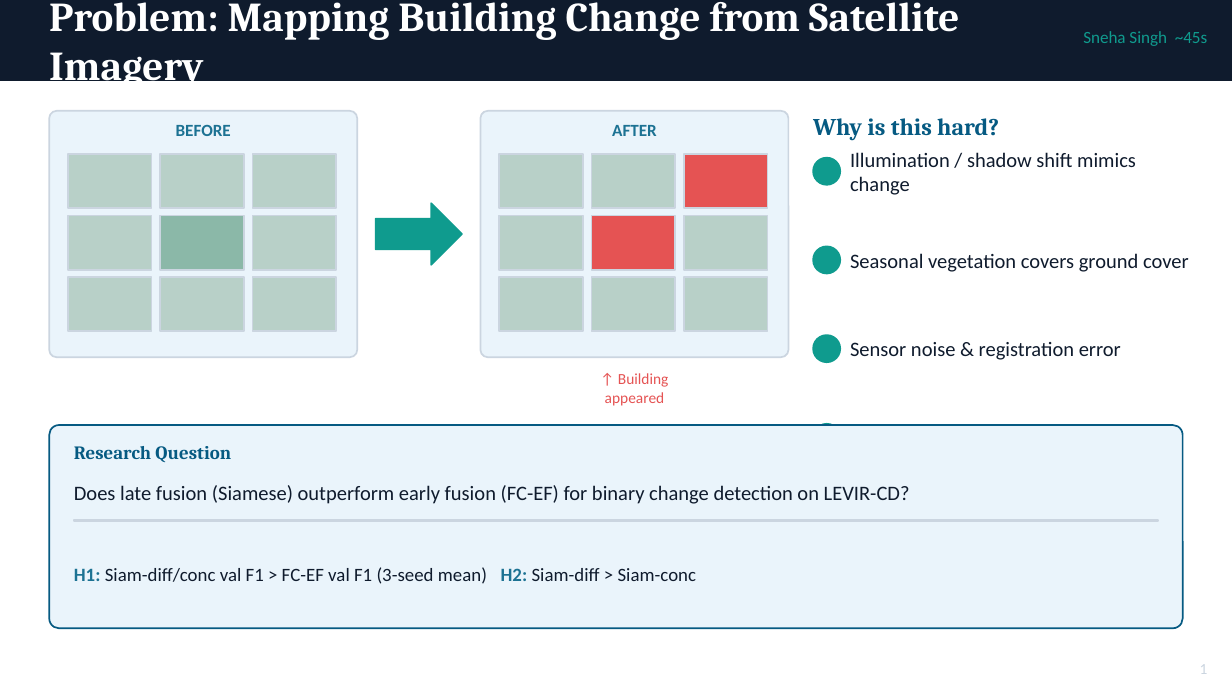
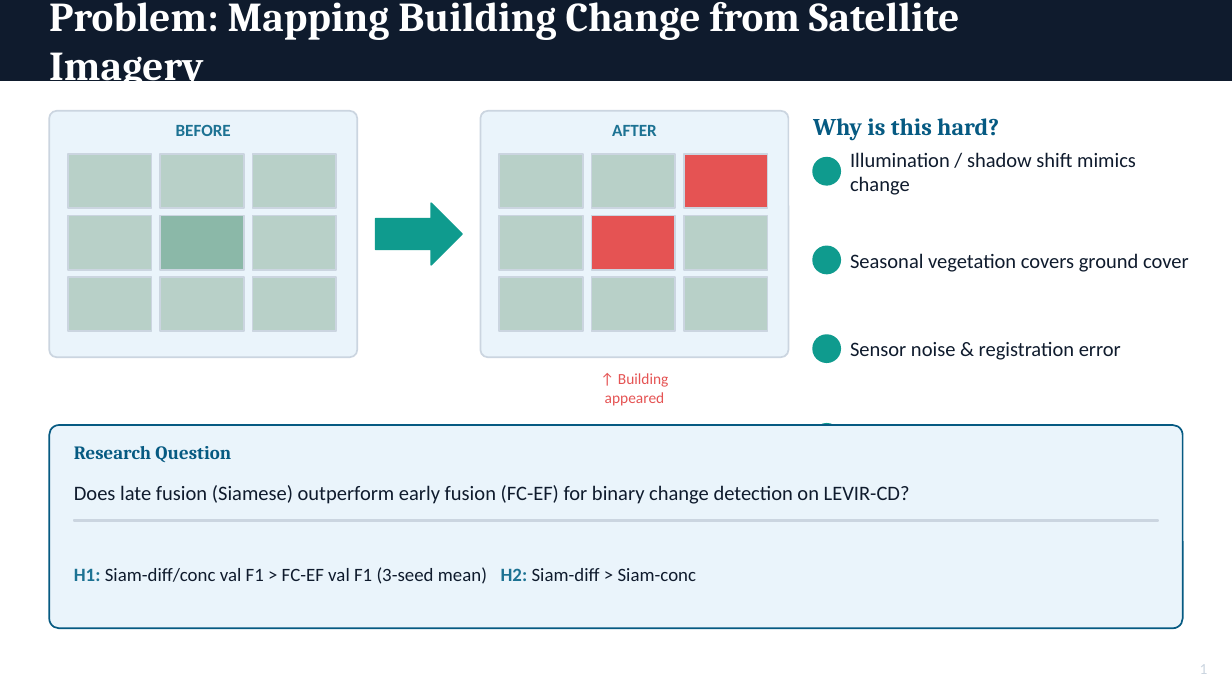
Before and after one commit to danwaseem/levir-change-detection, a slide deck: slide 2 of presentation/buildsafe_vision.pptx. Drawn at 1232x693 pixels with LibreOffice and Linux fonts; fonts in the diff are those of the drawing. Boxes give left, top, right and bottom in pixels: in the first picture for what was removed or moved away, otherwise in the second. Text is boxed around its words. In the diff, an @@ line names an element or a change of style, - is before the commit and + after.

```diff
--- a/presentation/buildsafe_vision.pptx
+++ b/presentation/buildsafe_vision.pptx
@@ text removed at [1083, 31, 1207, 46] @@
-Sneha Singh ~45s
```
Also in this commit, not shown: 6 other slides changed, 1 other file.
